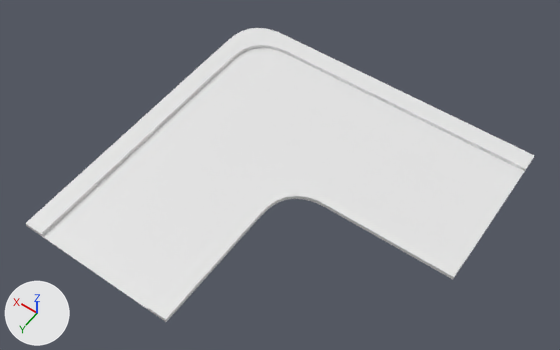
Two versions of the FBX model 3D Models/Exports/CurveRoad.fbx, one commit apart.
The view is the same before and after, from a 50 mm camera at (-19.8, 26.5, 34.5) aimed at (-4.4, 4.9, 0.6). Every picture has the same lights, and +X, +Y and +Z are marked at lower left. Where no turn or scale is listed for an object, it has been applied to the vertices. Vertices at the same position are counted once.
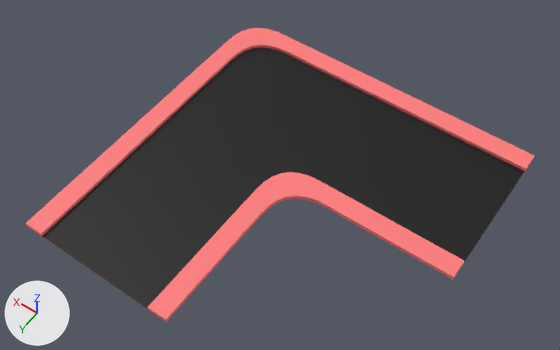
Location of each change, (x1, y1, x2, y2) in pixels of the pictures (560 x 350 px):
part 1 of me_mesh, recoloured: (26, 28, 535, 322) in both
part 2 of me_mesh, recoloured (white to black): (160, 48, 379, 184) in both
part 3 of me_mesh, recoloured (white to black): (313, 100, 525, 262) in both
part 4 of me_mesh, recoloured (white to black): (42, 127, 261, 309) in both

The change in detail:
Material 'Wall Paint' (mat_wall_paint) is new.
Its base color is (1.0, 0.201, 0.201) (red #ff7c7c).
Its roughness is 0.6.
Material '01 - Default Slot #2' (mat_01___default_slot__2) is new.
Its base color is (0.0, 0.0, 0.0) (black #000000).
Its roughness is 0.553.
me_mesh has 211 vertices, 202 faces and spans x -15.2..4.9, y -4.9..15.2, z 0.0..0.3.
me_mesh is used by ob_plane005; location (0.0, 0.0, 0.0).
me_mesh part 1: 136 of the faces centred in x -15.2..4.9, y -4.9..15.2, z 0.0..0.3 switch from no material to mat_wall_paint (red #ff7c7c).
me_mesh part 2: 50 of the faces centred in x -4.8..2.9, y -2.9..4.8, z 0.0 switch from no material to mat_01___default_slot__2 (black #000000).
me_mesh part 3: 8 of the faces centred in x -10.5, y -2.9..2.9, z 0.0 switch from no material to mat_01___default_slot__2 (black #000000).
me_mesh part 4: 8 of the faces centred in x -2.9..2.9, y 10.5, z 0.0 switch from no material to mat_01___default_slot__2 (black #000000).
